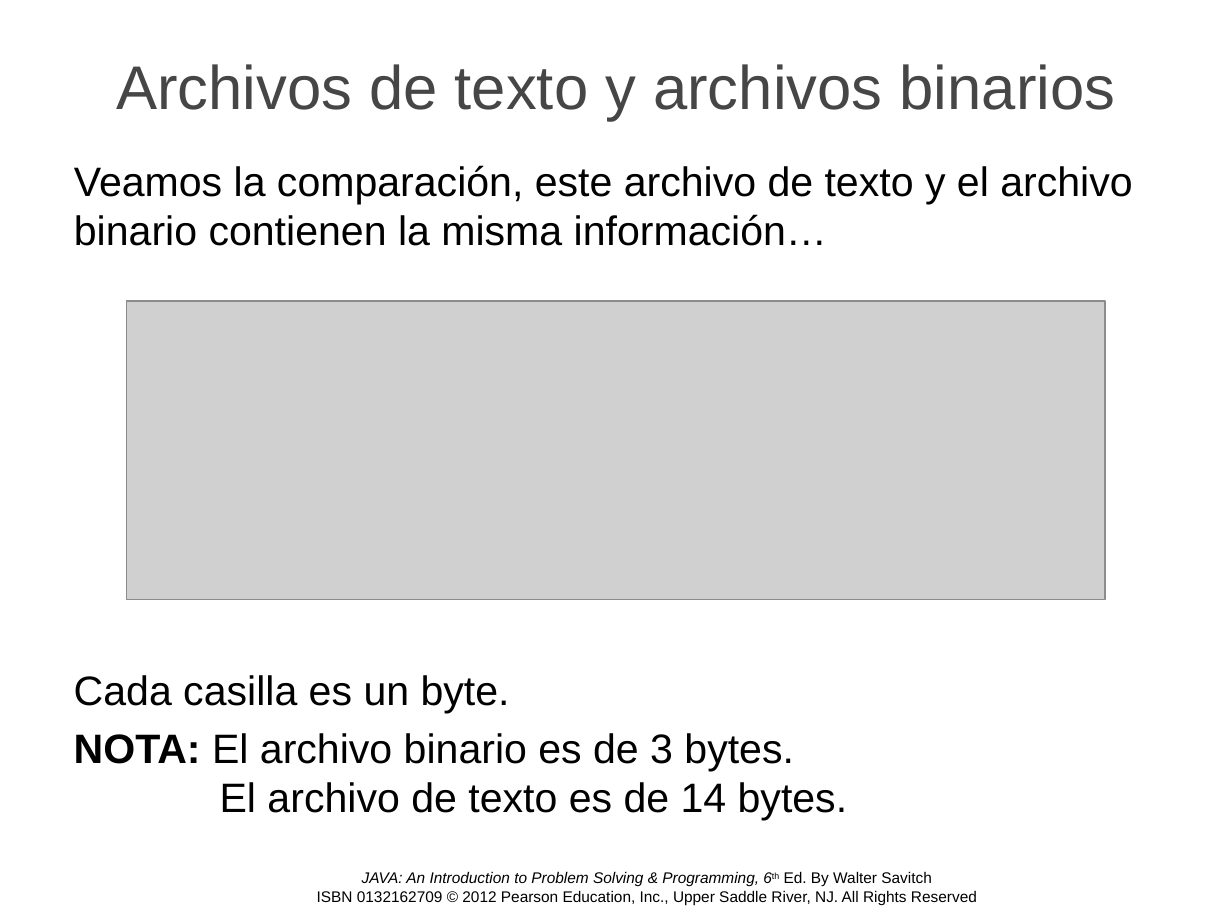
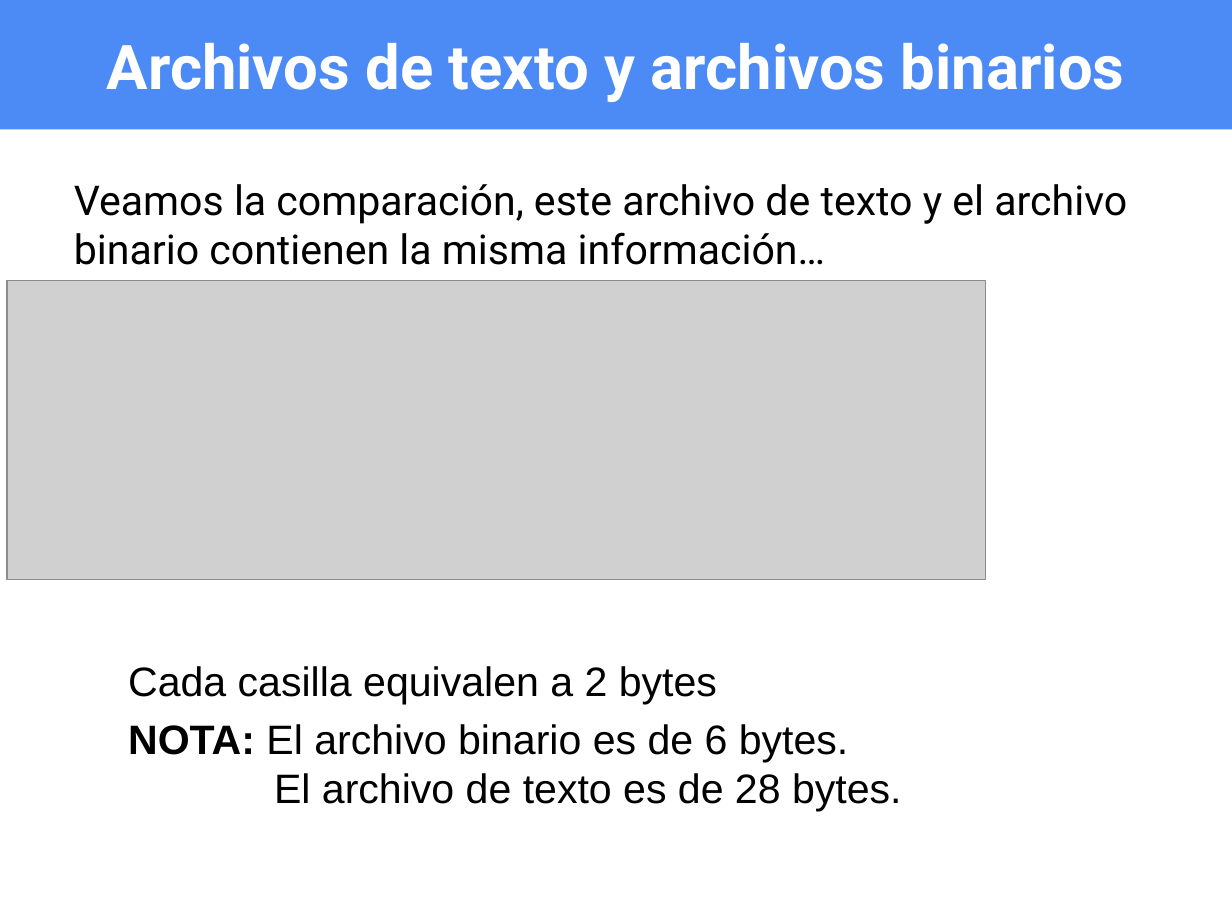
Before and after one commit to OMardil/INFO2, a slide deck: slide 9 of MOD13_Archivos_IO/01 Presentacion/INFO2_MOD13-Archivos_IO.pptx (slide 12 before the commit). Drawn at 1232x924 pixels with LibreOffice and Linux fonts; fonts in the diff are those of the drawing; grey boxes stand for pictures; background and template pictures are left out. Boxes give left, top, right and bottom in pixels: in the first picture for what was removed or moved away, otherwise in the second. Text is boxed around its words. In the diff, an @@ line names an element or a change of style, - is before the commit and + after.

```diff
--- a/MOD13_Archivos_IO/01 Presentacion/INFO2_MOD13-Archivos_IO.pptx
+++ b/MOD13_Archivos_IO/01 Presentacion/INFO2_MOD13-Archivos_IO.pptx
@@ title "Archivos de texto y archivos ...": place and size @@
-title "Archivos de texto y archivos ..." at (116,64,1116,121)
+title "Archivos de texto y archivos ..." at (0,0,1232,129)
@@ title "Archivos de texto y archivos ..." at (0,0,1232,129): font Arial to Roboto, text colour #464646 to #FFFFFF, bold on; fill none to #4C8BF5 @@
@@ text "Veamos la comparación, este archivo ...": place and size @@
-text "Veamos la comparación, este archivo ..." at (74,165,1132,246)
+text "Veamos la comparación, este archivo ..." at (74,184,1127,265)
@@ text "Veamos la comparación, este archivo ..." at (74,184,1127,265): font Arial to Roboto @@
@@ picture: place and size @@
-picture at (127,301,1105,599)
+picture at (7,281,986,579)
@@ text at (128,666,902,811): text changed @@
-Cada casilla es un byte.
-NOTA: El archivo binario es de 3 bytes.
-El archivo de texto es de 14 bytes.
+Cada casilla equivalen a 2 bytes
+NOTA: El archivo binario es de 6 bytes.
+El archivo de texto es de 28 bytes.
@@ text removed at (317,871,977,905) @@
-JAVA: An Introduction to Problem Solving & Programming, 6th Ed. By Walter Savitch
-ISBN 0132162709 © 2012 Pearson Education, Inc., Upper Saddle River, NJ. All Rights Reserved
```
Also in this commit, not shown: 28 other slides changed, 16 slides added, 12 slides removed, 15 other files.
